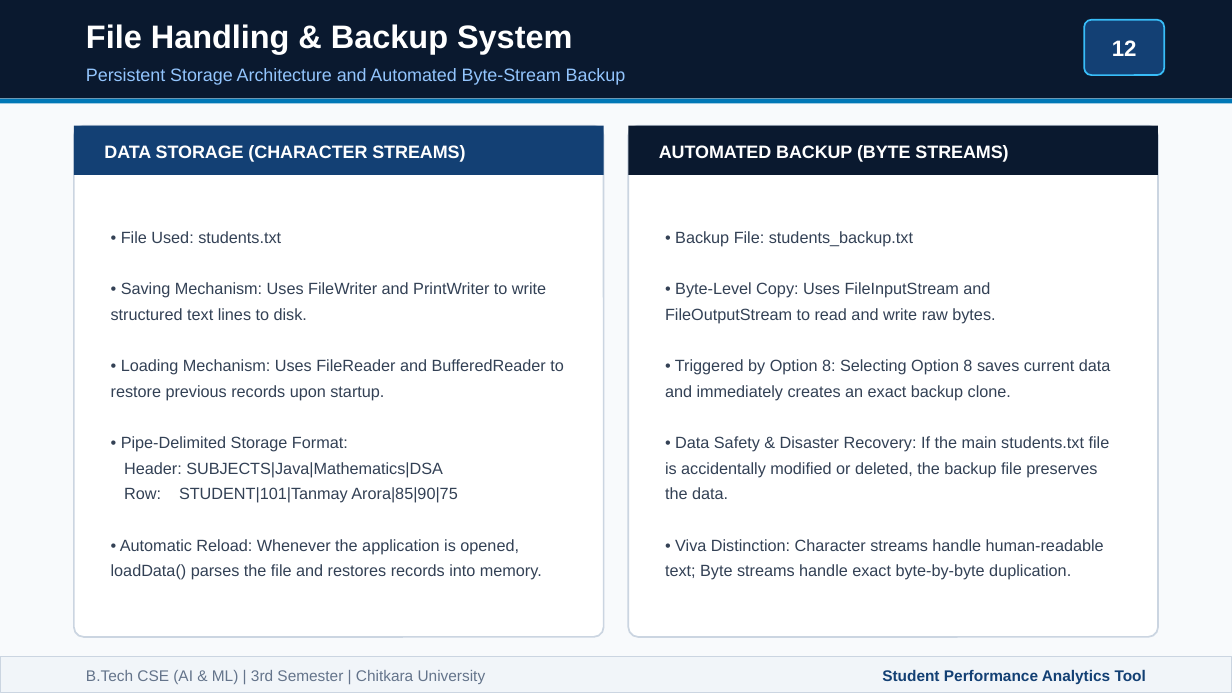
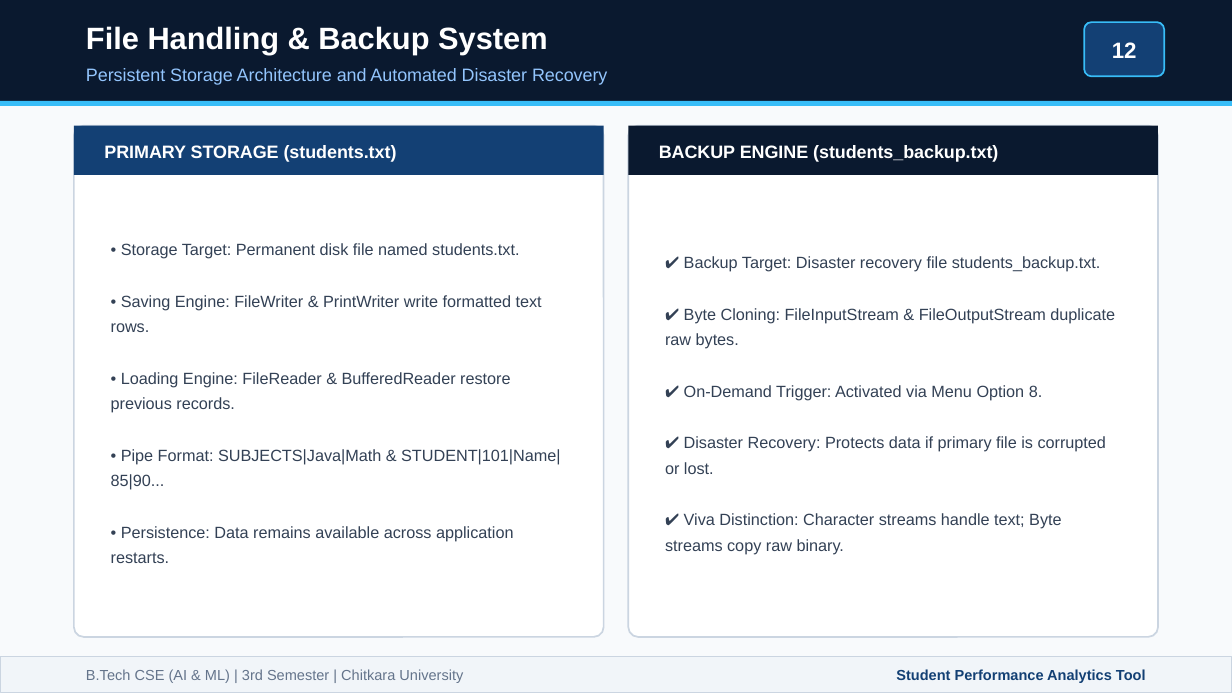
Before and after one commit to Tanmay-Arora19/java_project_sem3, a slide deck: slide 12 of Student_Performance_Analytics_Presentation.pptx. Drawn at 1232x693 pixels with LibreOffice and Linux fonts; fonts in the diff are those of the drawing. Boxes give left, top, right and bottom in pixels: in the first picture for what was removed or moved away, otherwise in the second. Text is boxed around its words. In the diff, an @@ line names an element or a change of style, - is before the commit and + after.

Commit message:
Streamline presentation: decrease text density, enhance visual polish, and make slides impressive

```diff
--- a/Student_Performance_Analytics_Presentation.pptx
+++ b/Student_Performance_Analytics_Presentation.pptx
@@ text "File Handling & Backup System" at (x1=86, y1=26, x2=548, y2=54): size 19 to 18 pt @@
@@ rounded rectangle at (x1=1084, y1=22, x2=1164, y2=76): proportions changed @@
@@ text at (x1=86, y1=68, x2=607, y2=85): text changed @@
-Persistent Storage Architecture and Automated Byte-Stream Backup
+Persistent Storage Architecture and Automated Disaster Recovery
@@ rectangle at (x1=0, y1=101, x2=1232, y2=106): fill #0077B6 to #38BDF8 @@
@@ text at (x1=104, y1=145, x2=397, y2=162): text changed @@
-DATA STORAGE (CHARACTER STREAMS)
+PRIMARY STORAGE (students.txt)
@@ text at (x1=659, y1=145, x2=998, y2=162): text changed @@
-AUTOMATED BACKUP (BYTE STREAMS)
+BACKUP ENGINE (students_backup.txt)
@@ text at (x1=111, y1=243, x2=560, y2=563): text changed @@
-• File Used: students.txt
-• Saving Mechanism: Uses FileWriter and PrintWriter to write structured text lines to disk.
-• Loading Mechanism: Uses FileReader and BufferedReader to restore previous records upon startup.
-• Pipe-Delimited Storage Format:
-Header: SUBJECTS|Java|Mathematics|DSA
-Row: STUDENT|101|Tanmay Arora|85|90|75
-• Automatic Reload: Whenever the application is opened, loadData() parses the file and restores records into memory.
+• Storage Target: Permanent disk file named students.txt.
+• Saving Engine: FileWriter & PrintWriter write formatted text rows.
+• Loading Engine: FileReader & BufferedReader restore previous records.
+• Pipe Format: SUBJECTS|Java|Math & STUDENT|101|Name|85|90...
+• Persistence: Data remains available across application restarts.
@@ text at (x1=665, y1=256, x2=1115, y2=554): text changed @@
-• Backup File: students_backup.txt
-• Byte-Level Copy: Uses FileInputStream and FileOutputStream to read and write raw bytes.
-• Triggered by Option 8: Selecting Option 8 saves current data and immediately creates an exact backup clone.
-• Data Safety & Disaster Recovery: If the main students.txt file is accidentally modified or deleted, the backup file preserves the data.
-• Viva Distinction: Character streams handle human-readable text; Byte streams handle exact byte-by-byte duplication.
+✔ Backup Target: Disaster recovery file students_backup.txt.
+✔ Byte Cloning: FileInputStream & FileOutputStream duplicate raw bytes.
+✔ On-Demand Trigger: Activated via Menu Option 8.
+✔ Disaster Recovery: Protects data if primary file is corrupted or lost.
+✔ Viva Distinction: Character streams handle text; Byte streams copy raw binary.
@@ text "B.Tech CSE (AI & ML) ..." at (x1=86, y1=669, x2=463, y2=683): size 9 to 8.5 pt @@
@@ text "Student Performance Analytics Tool" at (x1=896, y1=669, x2=1146, y2=683): size 9 to 8.5 pt @@
```
Also in this commit, not shown: 14 other slides changed, 2 other files.
